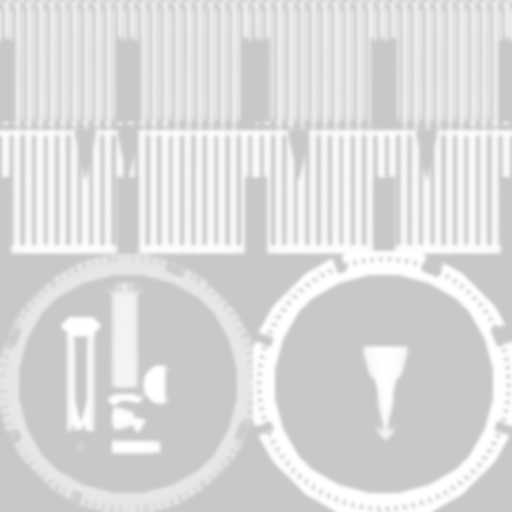
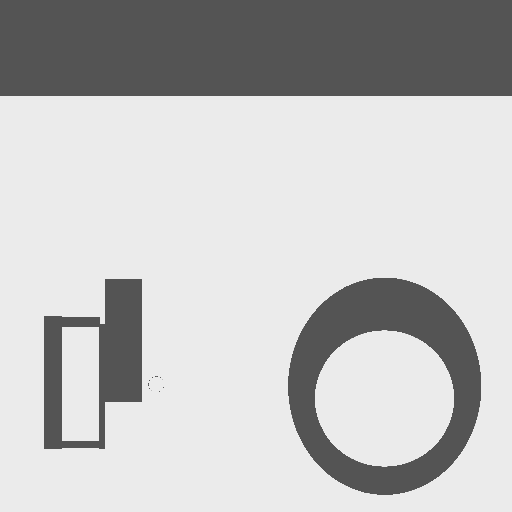
Layered file, before and after one edit (512x512). Changes by layer:
added layer "Warstwa #2" above "Warstwa #1" over [0, 0, 512, 512]
hid "Warstwa", painted on it over [0, 0, 512, 512]
